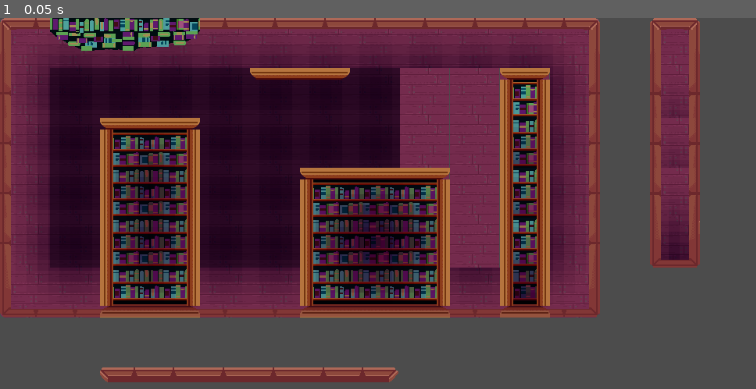
Above: before the commit, frame 1.
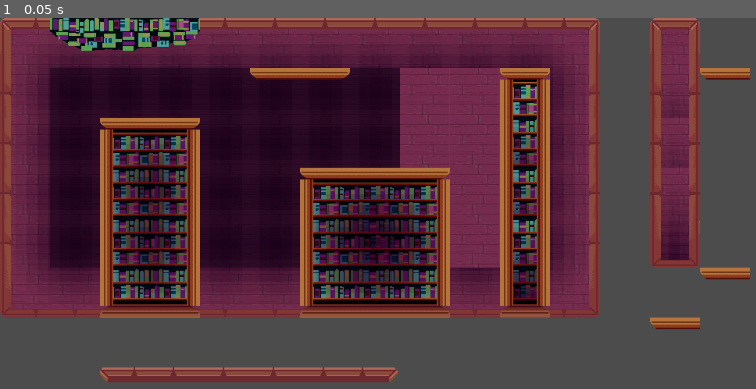
Above: after the commit, the same moment.

Repository: site12/LudumDare48
Game: Godot game, scene res://levels/library/library.tscn
The game is run twice, just before and just after one commit, with the same random seed, the same clock (stepped at 60 frames per second) and the same inputs. This scene is started directly instead of the project's main scene.
Inputs:
- Up to frame 1 (0.05 s): no input

The runs differ from the first frame. In frame 1, 0.6% of the frame differs, in the area x 85-100%, y 13-84%.

Commit message:
moved library tiles around

Diff:
--- a/levels/library/library.tscn
+++ b/levels/library/library.tscn
@@ -619,4 +619,4 @@
 [node name="FrontTileMapBook" type="TileMap" parent="."]
 tile_set = SubResource( 2 )
 format = 1
-tile_data = PoolIntArray( 1, 16, 0, 2, 17, 0, 3, 18, 0, 65541, 13, 0, 65542, 15, 0, 65546, 9, 0, 131074, 0, 0, 131075, 2, 0, 131082, 10, 0, 196610, 7, 0, 196611, 3, 0, 196614, 0, 0, 196615, 1, 0, 196616, 2, 0, 196618, 10, 0, 262146, 7, 0, 262147, 3, 0, 262150, 7, 0, 262151, 8, 0, 262152, 3, 0, 262154, 10, 0, 327682, 6, 0, 327683, 5, 0, 327686, 6, 0, 327687, 4, 0, 327688, 5, 0, 327690, 11, 0 )
+tile_data = PoolIntArray( 1, 16, 0, 2, 17, 0, 3, 18, 0, 16, 0, 0, 17, 1, 0, 18, 1, 0, 19, 1, 0, 20, 2, 0, 65541, 13, 0, 65542, 15, 0, 65546, 9, 0, 65550, 13, 0, 65552, 7, 0, 65553, 8, 0, 65554, 8, 0, 65555, 8, 0, 65556, 3, 0, 131074, 0, 0, 131075, 2, 0, 131082, 10, 0, 131088, 7, 0, 131089, 8, 0, 131090, 8, 0, 131091, 8, 0, 131092, 3, 0, 196610, 7, 0, 196611, 3, 0, 196614, 0, 0, 196615, 1, 0, 196616, 2, 0, 196618, 10, 0, 196624, 7, 0, 196625, 8, 0, 196626, 8, 0, 196627, 8, 0, 196628, 3, 0, 262146, 7, 0, 262147, 3, 0, 262150, 7, 0, 262151, 8, 0, 262152, 3, 0, 262154, 10, 0, 262160, 6, 0, 262161, 4, 0, 262162, 4, 0, 262163, 4, 0, 262164, 5, 0, 327682, 6, 0, 327683, 5, 0, 327686, 6, 0, 327687, 4, 0, 327688, 5, 0, 327690, 11, 0, 327694, 13, 0, 393229, 13, 0 )
